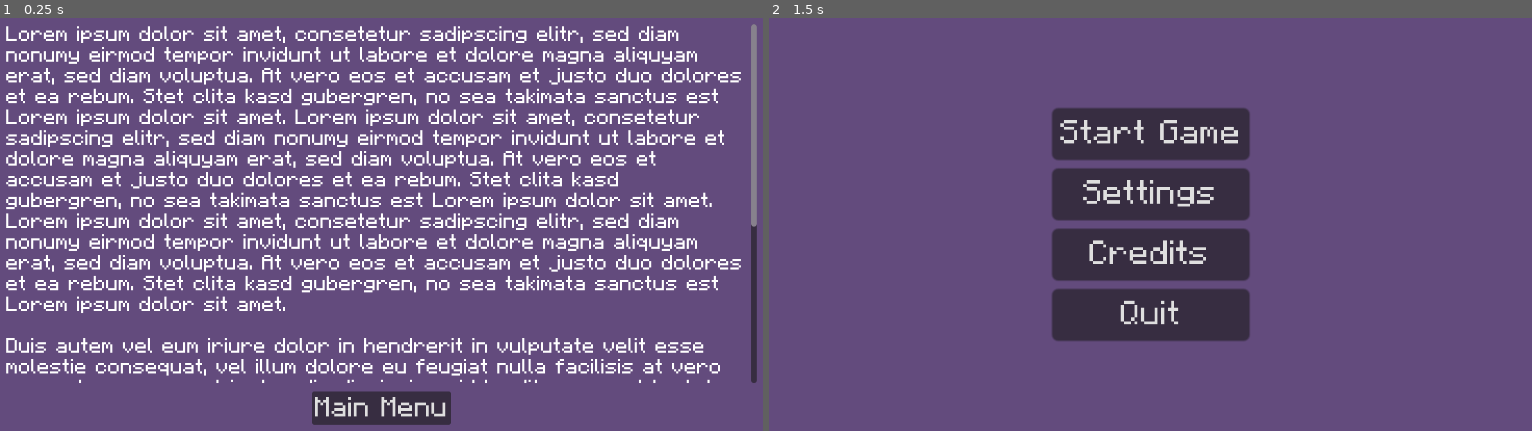
Above: before the commit, frames 1-2 (left to right).
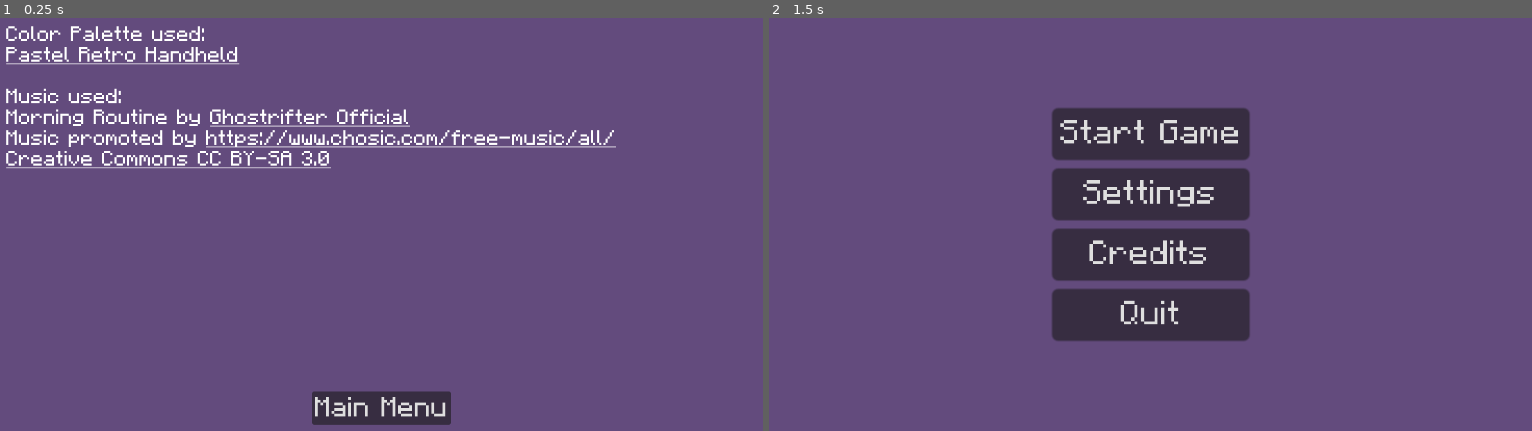
Above: after the commit, the same moments.

Repository: SuperDuperOrganisationsname/DevsThatJam9
Game: Godot game, scene res://scenes/menus/credits_menu.tscn
The game is run twice, just before and just after one commit, with the same random seed, the same clock (stepped at 60 frames per second) and the same inputs. This scene is started directly instead of the project's main scene.
Inputs (mouse positions are in pixels of both pictures, inside the frame that each line leads up to):
- Up to frame 1 (0.25 s): no input
- Up to frame 2 (1.5 s): tap Enter at 0.5 s; move the mouse to (1325, 203) at 0.52 s; press the mouse at (1325, 203) at 0.53 s; release the mouse at (1325, 203) at 1.25 s; click "Main Menu" at 1.25 s

The runs differ from the first frame. In frame 1, 20% of the frame differs, in the area x 0-100%, y 1-89%; in frame 2, nothing differs.

Commit message:
clickable links in credits page + real credits

Diff:
--- a/scenes/menus/credits_menu.tscn
+++ b/scenes/menus/credits_menu.tscn
@@ -1,6 +1,7 @@
-[gd_scene load_steps=3 format=3 uid="uid://c5lw3g0f3t02w"]
+[gd_scene load_steps=4 format=3 uid="uid://c5lw3g0f3t02w"]
 
 [ext_resource type="PackedScene" uid="uid://b6mewhejl0yka" path="res://scenes/menus/menu_button.tscn" id="1_wk540"]
+[ext_resource type="Script" path="res://scripts/buttons/rich_text_label.gd" id="2_amum0"]
 [ext_resource type="Theme" uid="uid://8khgiwggp4ed" path="res://assets/basic_theme.tres" id="2_nswpx"]
 
 [node name="CreditsMenu" type="Control"]
@@ -41,13 +42,15 @@
 layout_mode = 2
 theme = ExtResource("2_nswpx")
 theme_override_font_sizes/normal_font_size = 30
-text = "Lorem ipsum dolor sit amet, consetetur sadipscing elitr, sed diam nonumy eirmod tempor invidunt ut labore et dolore magna aliquyam erat, sed diam voluptua. At vero eos et accusam et justo duo dolores et ea rebum. Stet clita kasd gubergren, no sea takimata sanctus est Lorem ipsum dolor sit amet. Lorem ipsum dolor sit amet, consetetur sadipscing elitr, sed diam nonumy eirmod tempor invidunt ut labore et dolore magna aliquyam erat, sed diam voluptua. At vero eos et accusam et justo duo dolores et ea rebum. Stet clita kasd gubergren, no sea takimata sanctus est Lorem ipsum dolor sit amet. Lorem ipsum dolor sit amet, consetetur sadipscing elitr, sed diam nonumy eirmod tempor invidunt ut labore et dolore magna aliquyam erat, sed diam voluptua. At vero eos et accusam et justo duo dolores et ea rebum. Stet clita kasd gubergren, no sea takimata sanctus est Lorem ipsum dolor sit amet.
+bbcode_enabled = true
+text = "Color Palette used:
+[url=https://lospec.com/palette-list/pastel-retro-handheld]Pastel Retro Handheld[/url]
 
-Duis autem vel eum iriure dolor in hendrerit in vulputate velit esse molestie consequat, vel illum dolore eu feugiat nulla facilisis at vero eros et accumsan et iusto odio dignissim qui blandit praesent luptatum zzril delenit augue duis dolore te feugait nulla facilisi. Lorem ipsum dolor sit amet, consectetuer adipiscing elit, sed diam nonummy nibh euismod tincidunt ut laoreet dolore magna aliquam erat volutpat.
-
-Ut wisi enim ad minim veniam, quis nostrud exerci tation ullamcorper suscipit lobortis nisl ut aliquip ex ea commodo consequat. Duis autem vel eum iriure dolor in hendrerit in vulputate velit esse molestie consequat, vel illum dolore eu feugiat nulla facilisis at vero eros et accumsan et iusto odio dignissim qui blandit praesent luptatum zzril delenit augue duis dolore te feugait nulla facilisi.
-
-Nam liber tempor cum soluta nobis eleifend option congue nihil imperdiet doming id quod mazim placerat facer"
+Music used:
+Morning Routine by [url=https://soundcloud.com/ghostrifter-official]Ghostrifter Official[/url]
+Music promoted by [url]https://www.chosic.com/free-music/all/[/url]
+[url=https://creativecommons.org/licenses/by-sa/3.0/]Creative Commons CC BY-SA 3.0[/url]"
+script = ExtResource("2_amum0")
 
 [node name="MenuButton" parent="MarginContainer/VSplitContainer" instance=ExtResource("1_wk540")]
 layout_mode = 2
@@ -56,3 +59,5 @@
 theme_override_font_sizes/font_size = 40
 text = "Main Menu"
 scene_to_transition = 1
+
+[connection signal="meta_clicked" from="MarginContainer/VSplitContainer/RichTextLabel" to="MarginContainer/VSplitContainer/RichTextLabel" method="_on_meta_clicked"]
--- /dev/null
+++ b/scripts/buttons/rich_text_label.gd
@@ -0,0 +1,8 @@
+extends RichTextLabel
+
+# This assumes RichTextLabel's `meta_clicked` signal was connected to
+# the function below using the signal connection dialog.
+func _on_meta_clicked(meta: Variant) -> void:
+	# `meta` is not guaranteed to be a String, so convert it to a String
+	# to avoid script errors at run-time.
+	OS.shell_open(str(meta))
